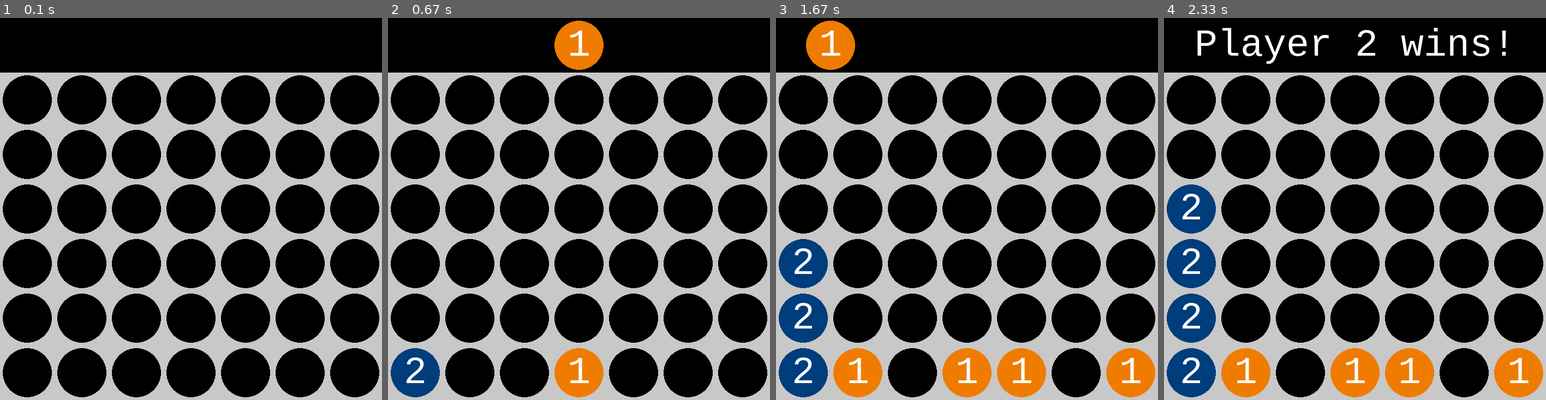
Above: before the commit, frames 1-4 (left to right).
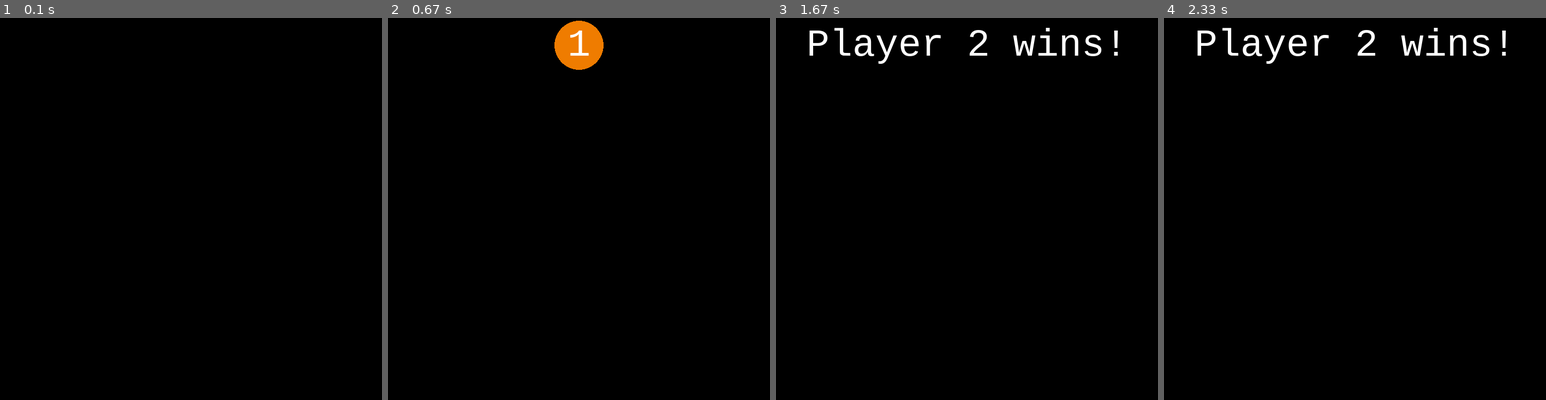
Above: after the commit, the same moments.

Repository: farhan-navas/connect-4
Game: pygame game, started from zero_game.py
Two runs of this game, one before a commit and one after it. Both use one fixed random seed, a clock stepped at 60 frames per second and the inputs below.
Inputs (mouse positions are in pixels of both pictures, inside the frame that each line leads up to):
- Up to frame 1 (0.1 s): no input
- Up to frame 2 (0.67 s): click (579, 209) at 0.38 s
- Up to frame 3 (1.67 s): click (1005, 293) at 0.8 s; click (1108, 342) at 1.22 s; click (829, 197) at 1.65 s
- Up to frame 4 (2.33 s): no input

The runs differ from the first frame. In frame 1, 32% of the frame differs, in the area x 0-100%, y 14-100%; in frame 2, 34%; in frame 3, 43%, in the area x 0-100%, y 0-100%; in frame 4, 42%.

Commit message:
Add bitboard implementation into negamax

Diff:
--- a/board.py
+++ b/board.py
@@ -11,7 +11,7 @@
         self.moves = [0] * 42
         self.player1, self.player2 = self.convert_state_to_board(state)
 
-    def convert_state_to_board(state):
+    def convert_state_to_board(self, state):
 
         # p1 -> represents the position of player 1 tokens
         # p2 -> represents the position of player 2 tokens
@@ -24,10 +24,31 @@
 
         return int(p1, 2), int(p2, 2)
 
+    # TEMP FUNCTIONS -> FAKE VERSION
+
+    def eval_func(self, count):
+        res = 0
+        val = 10 if count == 2 else 100
+        board = self.player1
+
+        directions = [1, 7, 6, 8]
+        for dir in directions:
+            if count == 2:
+                if (board & (board >> dir)) != 0:
+                    res += count * val
+
+            if count == 3:
+                if (board & (board >> dir) & (board >> dir * 2)) != 0:
+                    res += count * val
+
+        return res
+
+    # REAL VERSION
+
     def is_win(self):
         directions = [1, 7, 6, 8]
         for dir in directions:
-            b = self.player1 & (self.player1 >> dir)
+            b = self.player2 & (self.player2 >> dir)
             if b & (b >> dir * 2):
                 return True
 
@@ -36,23 +57,20 @@
     def make_move(self, col):
         move = 1 << self.height[col]
         self.height[col] += 1
-        if self.counter % 2 == 0:
-            self.player1 ^= move
-        else:
-            self.player2 ^= move
 
         self.moves[self.counter] = col
         self.counter += 1
+
+        self.player1, self.player2 = self.player2, self.player1 ^ move
+        return self
 
     def undo_move(self):
         self.counter -= 1
         col = self.moves[self.counter]
         self.height[col] -= 1
         move = 1 << self.height[col]
-        if self.counter % 2 == 0:
-            self.player1 ^= move
-        else:
-            self.player2 ^= move
+
+        self.player1, self.player2 = self.player2 ^ move, self.player1
 
     def gen_valid_moves(self):
         moves = []
@@ -62,10 +80,3 @@
                 moves.append(i)
 
         return moves
-
-def negamax(board: Board):
-    if board.counter >= 42:
-        return 0
-
-    for i in range(7):
-        if
--- a/contest.py
+++ b/contest.py
@@ -1,24 +1,24 @@
-from game_utils import initialize, step, get_valid_col_id
-
-c4_board = initialize()
-print(c4_board.shape)
-
-print(c4_board)
-
-get_valid_col_id(c4_board)
-
-step(c4_board, col_id=2, player_id=1, in_place=True)
-
-print(c4_board)
-
-step(c4_board, col_id=2, player_id=2, in_place=True)
-step(c4_board, col_id=2, player_id=1, in_place=True)
-step(c4_board, col_id=2, player_id=2, in_place=True)
-step(c4_board, col_id=2, player_id=1, in_place=True)
-step(c4_board, col_id=2, player_id=2, in_place=True)
-print(c4_board)
-
-print(get_valid_col_id(c4_board))
+# from game_utils import initialize, step, get_valid_col_id
+
+# c4_board = initialize()
+# print(c4_board.shape)
+
+# print(c4_board)
+
+# get_valid_col_id(c4_board)
+
+# step(c4_board, col_id=2, player_id=1, in_place=True)
+
+# print(c4_board)
+
+# step(c4_board, col_id=2, player_id=2, in_place=True)
+# step(c4_board, col_id=2, player_id=1, in_place=True)
+# step(c4_board, col_id=2, player_id=2, in_place=True)
+# step(c4_board, col_id=2, player_id=1, in_place=True)
+# step(c4_board, col_id=2, player_id=2, in_place=True)
+# print(c4_board)
+
+# print(get_valid_col_id(c4_board))
 
 # step(c4_board, col_id=2, player_id=1, in_place=True)
 
@@ -29,82 +29,30 @@
         return 0
 
 # Step 1
-agent1 = ZeroAgent(player_id=1) # Yours, Player 1
-agent2 = ZeroAgent(player_id=2) # Opponent, Player 2
-
-# Step 2
-contest_board = initialize()
-
-# Step 3
-p1_board = contest_board.view()
-p1_board.flags.writeable = False
-move1 = agent1.make_move(p1_board)
-
-# Step 4
-step(contest_board, col_id=move1, player_id=1, in_place=True)
-
-from simulator import GameController, HumanAgent
-from connect_four import ConnectFour
-
-board = ConnectFour()
-game = GameController(board=board, agents=[HumanAgent(1), HumanAgent(2)])
-game.run()
-
-## Task 1.1 Make a valid move
-
-import random
-
-class AIAgent(object):
-    """
-    A class representing an agent that plays Connect Four.
-    """
-    def __init__(self, player_id=1):
-        """Initializes the agent with the specified player ID.
-
-        Parameters:
-        -----------
-        player_id : int
-            The ID of the player assigned to this agent (1 or 2).
-        """
-        self.player_id = player_id
-
-    def make_move(self, state):
-        """
-        Determines and returns the next move for the agent based on the current game state.
-
-        Parameters:
-        -----------
-        state : np.ndarray
-            A 2D numpy array representing the current, read-only state of the game board.
-            The board contains:
-            - 0 for an empty cell,
-            - 1 for Player 1's piece,
-            - 2 for Player 2's piece.
-
-        Returns:
-        --------
-        int
-            The valid action, ie. a valid column index (col_id) where this agent chooses to drop its piece.
-        """
-        possible_choices = get_valid_col_id(state)
-
-
-def test_task_1_1():
-    from utils import check_step, actions_to_board
-
-    # Test case 1
-    res1 = check_step(ConnectFour(), 1, AIAgent)
-    assert(res1 == "Pass")
-
-    # Test case 2
-    res2 = check_step(actions_to_board([0, 0, 0, 0, 0, 0]), 1, AIAgent)
-    assert(res2 == "Pass")
-
-    # Test case 3
-    res2 = check_step(actions_to_board([4, 3, 4, 5, 5, 1, 4, 4, 5, 5]), 1, AIAgent)
-    assert(res2 == "Pass")
-
-## Task 2.1: Defeat the Baby Agent
+# agent1 = ZeroAgent(player_id=1) # Yours, Player 1
+# agent2 = ZeroAgent(player_id=2) # Opponent, Player 2
+
+# # Step 2
+# contest_board = initialize()
+
+# # Step 3
+# p1_board = contest_board.view()
+# p1_board.flags.writeable = False
+# move1 = agent1.make_move(p1_board)
+
+# # Step 4
+# step(contest_board, col_id=move1, player_id=1, in_place=True)
+
+# from simulator import GameController, HumanAgent
+# from connect_four import ConnectFour
+
+# board = ConnectFour()
+# game = GameController(board=board, agents=[HumanAgent(1), HumanAgent(2)])
+# game.run()
+
+# ## Task 1.1 Make a valid move
+
+# import random
 
 # class AIAgent(object):
 #     """
@@ -118,7 +66,8 @@
 #         player_id : int
 #             The ID of the player assigned to this agent (1 or 2).
 #         """
-#         pass
+#         self.player_id = player_id
+
 #     def make_move(self, state):
 #         """
 #         Determines and returns the next move for the agent based on the current game state.
@@ -137,9 +86,160 @@
 #         int
 #             The valid action, ie. a valid column index (col_id) where this agent chooses to drop its piece.
 #         """
-#         """ YOUR CODE HERE """
-#         raise NotImplementedError
-#         """ YOUR CODE END HERE """
+#         possible_choices = get_valid_col_id(state)
+
+
+# def test_task_1_1():
+#     from utils import check_step, actions_to_board
+
+#     # Test case 1
+#     res1 = check_step(ConnectFour(), 1, AIAgent)
+#     assert(res1 == "Pass")
+
+#     # Test case 2
+#     res2 = check_step(actions_to_board([0, 0, 0, 0, 0, 0]), 1, AIAgent)
+#     assert(res2 == "Pass")
+
+#     # Test case 3
+#     res2 = check_step(actions_to_board([4, 3, 4, 5, 5, 1, 4, 4, 5, 5]), 1, AIAgent)
+#     assert(res2 == "Pass")
+
+## Task 2.1: Defeat the Baby Agent
+
+from game_utils import initialize, step, get_valid_col_id, is_end
+import math
+import numpy as np
+import time
+from simulator import GameController, HumanAgent
+from connect_four import ConnectFour
+import random
+
+class AIAgent(object):
+    def __init__(self, player_id=1):
+        self.player_id = player_id
+        self.agent_table = np.zeros((6, 7), dtype=int)
+        self.opp_table = np.zeros((6, 7), dtype=int)
+        self.transposition_table = {}
+
+    def make_move(self, state):
+        start_time = time.time()
+        res, move = self.negamax(state, self.player_id, 5)
+        print("--- %s seconds ---" % (time.time() - start_time))
+        return move
+
+    def is_win(self, state, player):
+        for row in range(6):
+            for col in range(7):
+                if state[row][col] == 0:
+                    continue
+                if col + 3 < 7 and np.all(state[row, col:col+4] == player):
+                    return player
+                if row + 3 < 6 and np.all(state[row:row+4, col] == player):
+                    return player
+                if row + 3 < 6 and col + 3 < 7 and state[row][col] == state[row + 1][col + 1] == state[row + 2][col + 2] == state[row + 3][col + 3]:
+                    return player
+                if row + 3 < 6 and col - 3 >= 0 and state[row][col] == state[row + 1][col - 1] == state[row + 2][col - 2] == state[row + 3][col - 3]:
+                    return player
+        return 0
+
+    def check_rows(self, state, player, table, count):
+        val = 10 if count == 2 else 100
+
+        for r in range(6):
+            for c in range(7):
+                if state[r][c] == 0 or state[r][c] != player:
+                    continue
+                if r + count > 6 and c + count > 7:
+                    break
+                if c + count <= 7 and state[r][c] == state[r][c + count - 2] == state[r][c + count - 1] == player:
+                    table[r][c] = val
+                    table[r][c + count - 2] = val
+                    table[r][c + count - 1] = val
+                if r + count <= 6 and state[r][c] == state[r + count - 2][c] == state[r + count - 1][c] == player:
+                    table[r][c] = val
+                    table[r + count - 2][c] = val
+                    table[r + count - 1][c] = val
+                if r + count <= 6 and c + count <= 7 and state[r][c] == state[r + count - 2][c + count - 2] == state[r + count - 1][c + count - 1] == player:
+                    table[r][c] = val
+                    table[r + count - 2][c + count - 2] = val
+                    table[r + count - 1][c + count - 1] = val
+                if r + count <= 6 and c - count + 1 >= 0 and state[r][c] == state[r + count - 2][c - count + 2] == state[r + count - 1][c - count + 1] == player:
+                    table[r][c] = val
+                    table[r + count - 2][c - count + 2] = val
+                    table[r + count - 1][c - count + 1] = val
+
+        return table
+
+    def eval_func(self, state, player):
+        # eval_table = np.array([[3, 4, 5, 7, 5, 4, 3],
+        #             [4, 6, 8, 10, 8, 6, 4],
+        #             [5, 8, 11, 13, 11, 8, 5],
+        #             [5, 8, 11, 13, 11, 8, 5],
+        #             [4, 6, 8, 10, 8, 6, 4],
+        #             [3, 4, 5, 7, 5, 4, 3]])
+
+        # self.agent_table.fill(0)
+        # self.opp_table.fill(0)
+        # opp_player = 3 - player
+
+        # self.agent_table = self.check_rows(state, player, self.agent_table, 2)
+        # self.agent_table = self.check_rows(state, player, self.agent_table, 3)
+        # self.opp_table = self.check_rows(state, opp_player, self.opp_table, 2)
+        # self.opp_table = self.check_rows(state, opp_player, self.opp_table, 3)
+
+        # agent_score = np.sum(self.agent_table * eval_table)
+        # opp_score = np.sum(self.opp_table * eval_table)
+
+        # return agent_score - opp_score
+        return random.randint(0, 100)
+
+    def order_moves(self, moves):
+        center = 3
+        sorted_moves = sorted(moves, key=lambda x: abs(x - center))
+        return sorted_moves
+
+    def negamax(self, state, player, depth, alpha=-math.inf, beta=math.inf):
+        key = hash(state.data.tobytes())
+        if key in self.transposition_table and self.transposition_table[key]['depth'] >= depth:
+            return self.transposition_table[key]['value'], self.transposition_table[key]['move']
+
+        opp_player = 3 - player
+        if self.is_win(state, player) == player:
+            return 1000, None
+
+        if self.is_win(state, opp_player) == opp_player:
+            return -1000, None
+
+        if depth == 0:
+            score = self.eval_func(state, player)
+            return score, None
+
+        value = -math.inf
+        valid_moves = self.order_moves(get_valid_col_id(state))
+        best_move = None
+
+        for move in valid_moves:
+            new_value, _ = self.negamax(step(state, move, opp_player, in_place=False), opp_player, depth - 1, -beta, -alpha)
+            new_value *= -1
+            if new_value > value:
+                value = new_value
+                best_move = move
+
+            alpha = max(alpha, value)
+            if alpha >= beta:
+                break
+
+        self.transposition_table[key] = {'value': value, 'move': move, 'depth': depth}
+        return value, best_move
+
+
+board = ConnectFour()
+game = GameController(board=board, agents=[HumanAgent(1), AIAgent(2)])
+game.run()
+
+# # Test cases
+# assert(True)
+# # Upload your code to Coursemology to test it against our agent.
 
 # def test_task_2_1():
 #     assert(True)
@@ -187,7 +287,7 @@
 #     # Upload your code to Coursemology to test it against our agent.
 
 
-if __name__ == '__main__':
-    test_task_1_1()
+# if __name__ == '__main__':
+    # test_task_1_1()
     # test_task_2_1()
     # test_task_2_2()
--- a/simulator.py
+++ b/simulator.py
@@ -11,7 +11,7 @@
         print(self.board.get_state())
 
     def run(self):
-        self.draw_board()
+        # self.draw_board()
 
         # Start with P1
         player_id = 1
@@ -32,7 +32,7 @@
                         continue
 
                     self.board.step((action, player_id))
-                    self.draw_board()
+                    # self.draw_board()
 
                     if self.board.is_win():
                         self.show_message(f"Player {player_id} wins!")
Not shown, added: tests/Index
Not shown, changed: .DS_Store
Not shown, changed: contest.ipynb
Not shown, added: tests/.DS_Store
Not shown, added: tests/connect-4.data
Not shown, added: tests/connect-4.names
